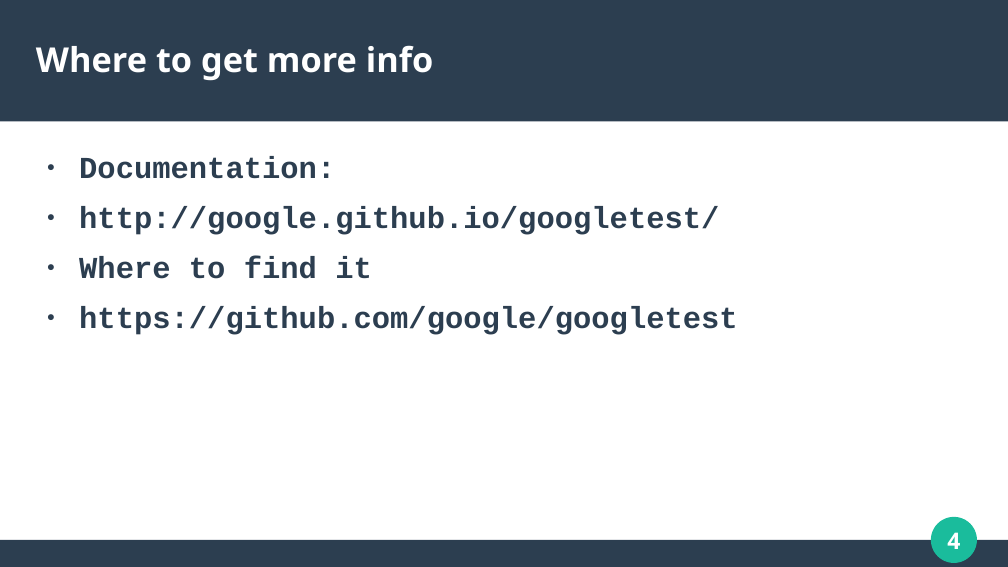
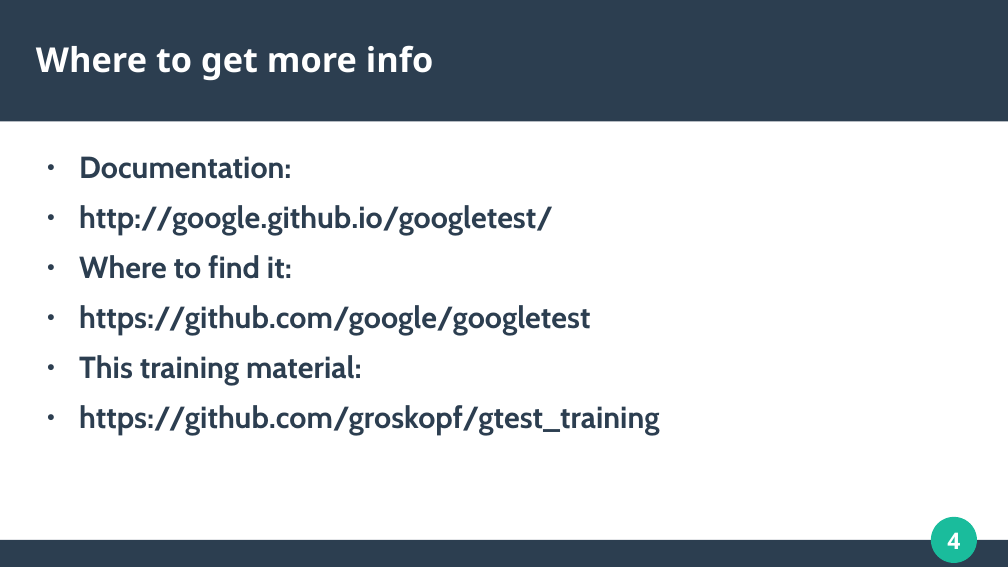
Before and after one commit to groskopf/gtest_training, a slide deck: slide 4 of presentation/presentation.odp. Drawn at 1008x567 pixels with LibreOffice and Linux fonts; fonts in the diff are those of the drawing. Boxes give left, top, right and bottom in pixels: in the first picture for what was removed or moved away, otherwise in the second. Text is boxed around its words. In the diff, an @@ line names an element or a change of style, - is before the commit and + after.

```diff
--- a/presentation/presentation.odp
+++ b/presentation/presentation.odp
@@ text at [79,156,590,336]: font Courier New to Cabin in "Documentation:", "http://google.github.io/googletest/", "https://github.com/google/googletest" @@
@@ text at [79,255,292,279]: text changed; font Courier New to Cabin @@
-● Where to find it
+● Where to find it:
@@ text at [79,355,659,436]: paragraphs added @@
+● This training material:
+● https://github.com/groskopf/gtest_training
```
Also in this commit, not shown: 37 other slides changed, 32 slides added, 7 slides removed.
